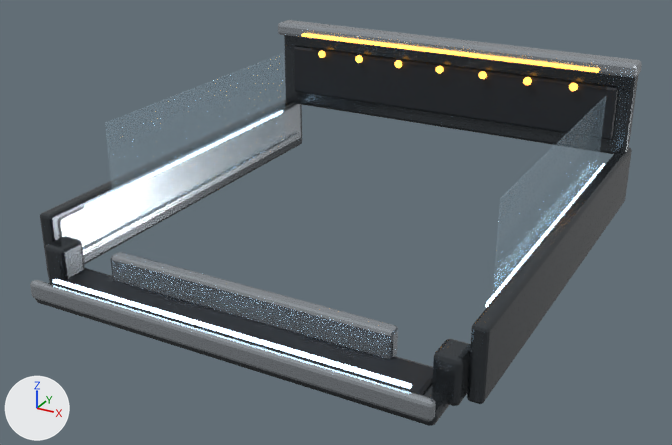
What one commit did to the glTF model assets/medal-cabinet.glb.
Before and after are seen from a 50 mm lens placed at (9.85, -19.25, 9.41), pointed at (-0.1, -1.16, 0.37). Arrows for +X, +Y and +Z are at lower left; the lights stay in place. The older version comes first. Where no turn or scale is listed for an object, it has been applied to the vertices.

Names of what the first picture shows: 'AcrylicGuard_+1', 'AcrylicGuard_-1', 'BackFascia', 'BackFasciaInset', 'PayoutMouthFrame', 'PayoutTrayBasin', 'PayoutTrayBody', 'PayoutTrayFrontRail', 'PayoutTrayLED', 'SideSilverFace_-1', 'SideTower_+1', 'SideTower_-1', 'TopBridge' and 13 more.
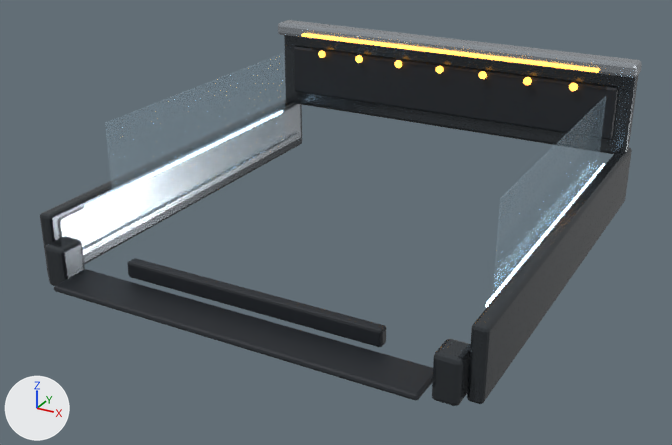
The change in detail:
Object 'PayoutMouthFrame' (ob_payoutmouthframe) is deleted.
Object 'PayoutTrayBody' (ob_payouttraybody) is deleted.
Object 'PayoutTrayFrontRail' (ob_payouttrayfrontrail) is deleted.
Object 'PayoutTrayLED' (ob_payouttrayled) is deleted.

What differs and where, as boxes [x1, y1, x2, y2] in the pictures (672 x 445 px):
'PayoutMouthFrame', deleted: before [111, 252, 398, 359]
'PayoutTrayFrontRail', deleted: before [30, 280, 436, 421]
'PayoutTrayBody', deleted (mostly hidden): before [35, 268, 449, 426]
'PayoutTrayLED', deleted: before [53, 279, 412, 389]
'PayoutMouth', unchanged, uncovered by the edit: after [127, 258, 386, 347]
